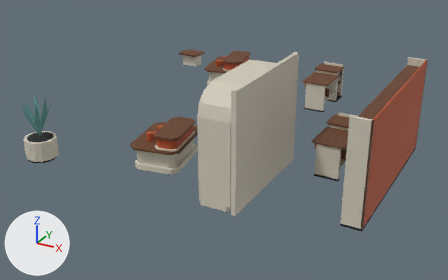
Renders of the glTF model external_packages/shopping_promenade_20261009/exports/SHOP_D09_P72_A236__fitout.glb from each side of a commit.
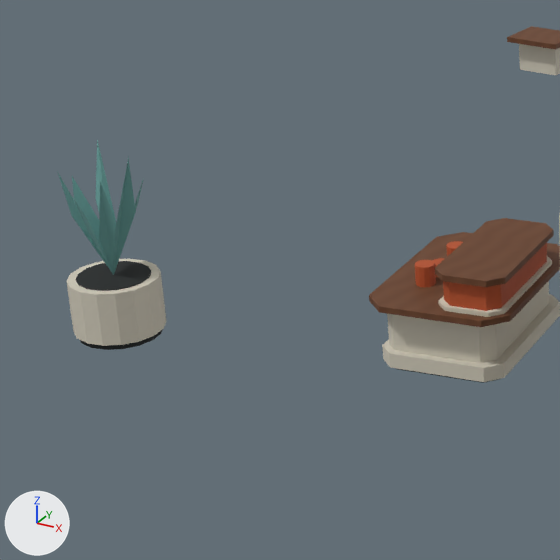
There are two pictures of each version: one whole from a 50 mm camera at (8.32, -15.96, 7.29) aimed at (0.1, -1.02, -0.18), one close up on the part from 0% to 44% of the width and 14% to 85% of the height. Lighting does not change. The marker at lower left points along +X, +Y and +Z. The first two pictures are the older version. Vertices at exactly the same position are counted once.

Objects in the first close-up: 'SHOP_D09_P72_A236__fitout__dark_rubber', 'SHOP_D09_P72_A236__fitout__ivory_enamel', 'SHOP_D09_P72_A236__fitout__quiet_teal', 'SHOP_D09_P72_A236__fitout__retail_terracotta_enamel', 'SHOP_D09_P72_A236__fitout__warm_walnut'.
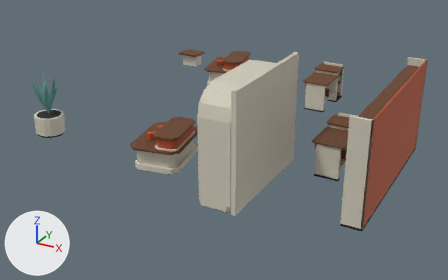
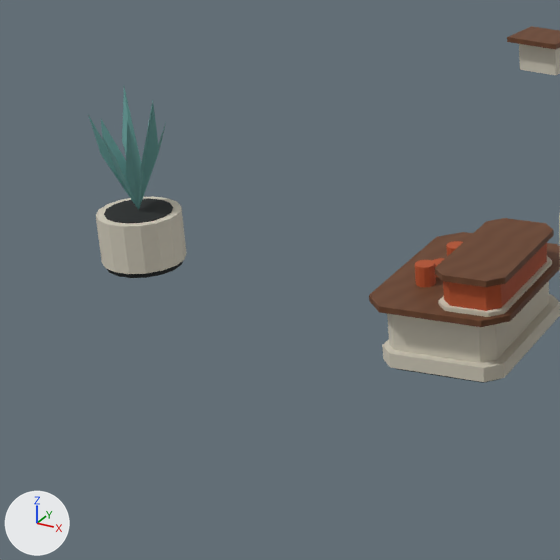
The change in detail:
me_shop_d09_p72_a236__fitout__dark_rubber is used by ob_shop_d09_p72_a236__fitout__dark_rubber; location (0.0, 0.0, 0.0).
me_shop_d09_p72_a236__fitout__dark_rubber had 260 vertices, 448 faces and spanned x -3.9..5.35, y -5.2..4.28, z 0.0..2.49.
me_shop_d09_p72_a236__fitout__dark_rubber now has 260 vertices, 448 faces and spans x -4.9..5.35, y -5.0..4.28, z 0.0..2.49.
me_shop_d09_p72_a236__fitout__dark_rubber part 1: the loose piece of 32 vertices spanning x -3.9..-3.1, y -5.2..-4.4, z 0.0..0.06 is moved by (-1.0, 1.4, 0.0).
me_shop_d09_p72_a236__fitout__dark_rubber part 2: the loose piece of 32 vertices spanning x -3.85..-3.15, y -5.15..-4.45, z 0.56..0.6 is moved by (-1.0, 1.4, 0.0).
me_shop_d09_p72_a236__fitout__ivory_enamel is used by ob_shop_d09_p72_a236__fitout__ivory_enamel; location (0.0, 0.0, 0.0).
me_shop_d09_p72_a236__fitout__ivory_enamel had 372 vertices, 674 faces and spanned x -4.8..5.35, y -5.24..4.9, z 0.0..3.0.
me_shop_d09_p72_a236__fitout__ivory_enamel now has 372 vertices, 674 faces and spans x -4.93..5.35, y -5.05..4.9, z 0.0..3.0.
me_shop_d09_p72_a236__fitout__ivory_enamel part 3: the loose piece of 32 vertices spanning x -3.93..-3.07, y -5.24..-4.36, z 0.06..0.59 is moved by (-1.0, 1.4, 0.0).
me_shop_d09_p72_a236__fitout__quiet_teal is used by ob_shop_d09_p72_a236__fitout__quiet_teal; location (0.0, 0.0, 0.0).
me_shop_d09_p72_a236__fitout__quiet_teal had 25 vertices, 16 faces and spanned x -3.88..-3.12, y -5.18..-4.42, z 0.6..1.85.
me_shop_d09_p72_a236__fitout__quiet_teal now has 25 vertices, 16 faces and spans x -4.88..-4.12, y -3.78..-3.02, z 0.6..1.85.
me_shop_d09_p72_a236__fitout__quiet_teal part 4: the whole mesh is moved by (-1.0, 1.4, 0.0).

What differs and where, as boxes (x1, y1, x2, y2) in the close-ups (560 x 560 px; the box of a moved part takes in the faces that stretch with it):
'SHOP_D09_P72_A236__fitout__ivory_enamel', reshaped: before (66, 44, 560, 382); after (96, 44, 560, 382)
'SHOP_D09_P72_A236__fitout__quiet_teal', moved: before (57, 140, 143, 275); after (88, 88, 166, 210)
'SHOP_D09_P72_A236__fitout__dark_rubber', reshaped: before (76, 261, 498, 383); after (104, 198, 498, 383)
part 1 of me_shop_d09_p72_a236__fitout__dark_rubber, moved or reshaped: before (80, 329, 163, 350); after (107, 261, 183, 278)
part 2 of me_shop_d09_p72_a236__fitout__dark_rubber, moved or reshaped: before (76, 261, 151, 291); after (104, 198, 173, 223)
part 3 of me_shop_d09_p72_a236__fitout__ivory_enamel, moved or reshaped: before (66, 259, 166, 346); after (96, 196, 187, 274)
